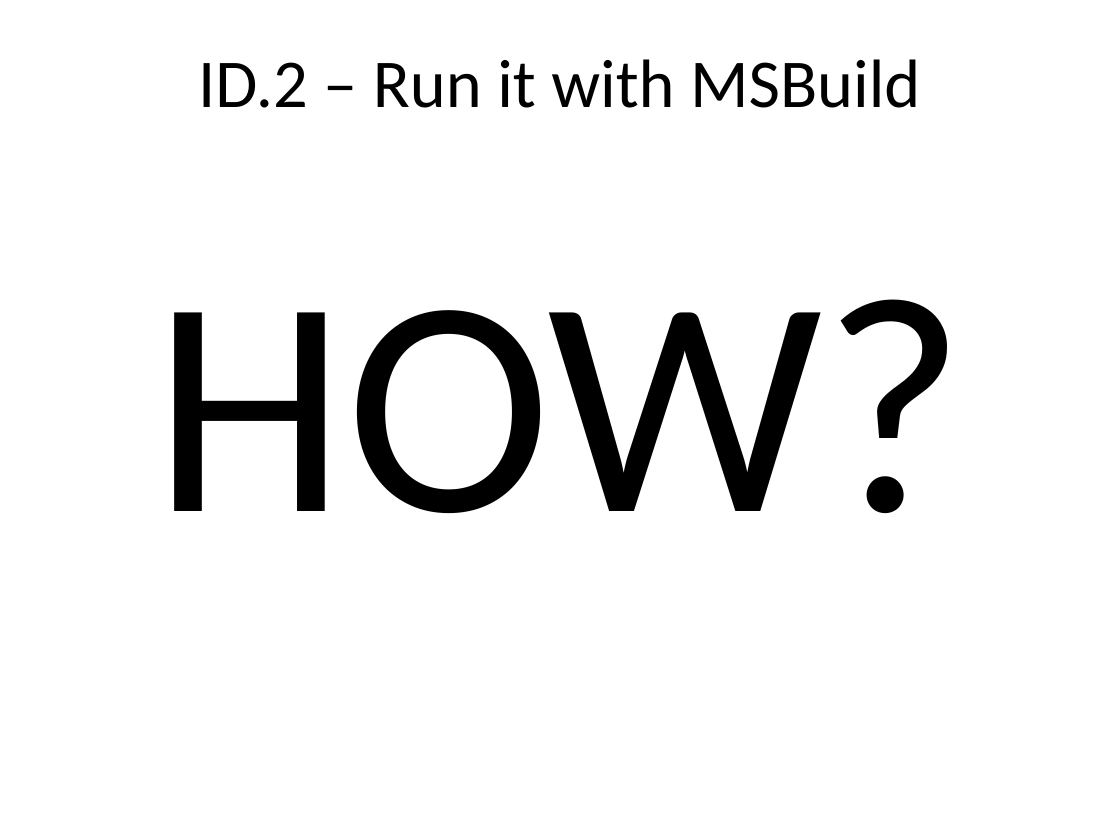
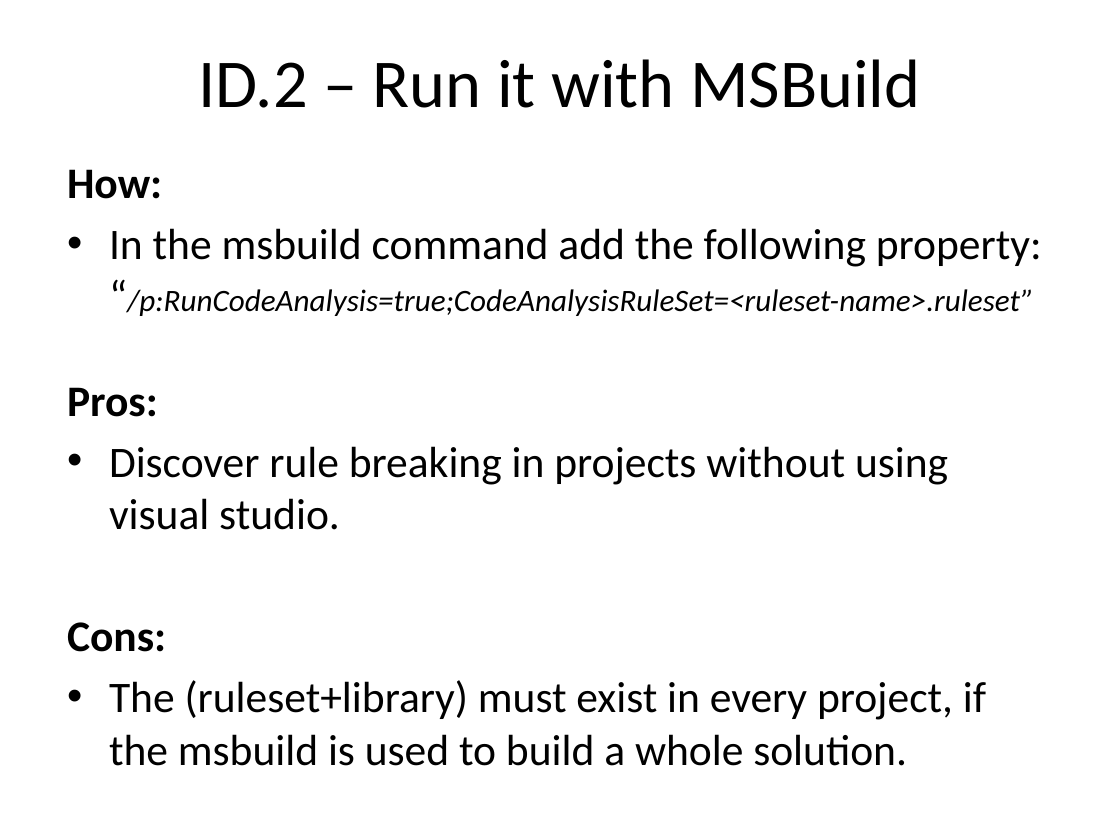
Before and after one commit to JoseCasimiro44/RulesUtils, a slide deck: slide 6 of docs/Ideas and Tasks.pptx. Drawn at 1120x840 pixels with LibreOffice and Linux fonts; fonts in the diff are those of the drawing. Boxes give left, top, right and bottom in pixels: in the first picture for what was removed or moved away, otherwise in the second. Text is boxed around its words. In the diff, an @@ line names an element or a change of style, - is before the commit and + after.

Commit message:
docs
* Change: Added information about how to run code analysis on msbuild

```diff
--- a/docs/Ideas and Tasks.pptx
+++ b/docs/Ideas and Tasks.pptx
@@ text added at (67, 169, 1042, 766), 28 pt, text #000000 @@
+How:
+• In the msbuild command add the following property: “/p:RunCodeAnalysis=true;CodeAnalysisRuleSet=<ruleset-name>.ruleset”
+Pros:
+• Discover rule breaking in projects without using visual studio.
+Cons:
+• The (ruleset+library) must exist in every project, if the msbuild is used to build a whole solution.
@@ text removed at (153, 299, 966, 513) @@
-HOW?
```
